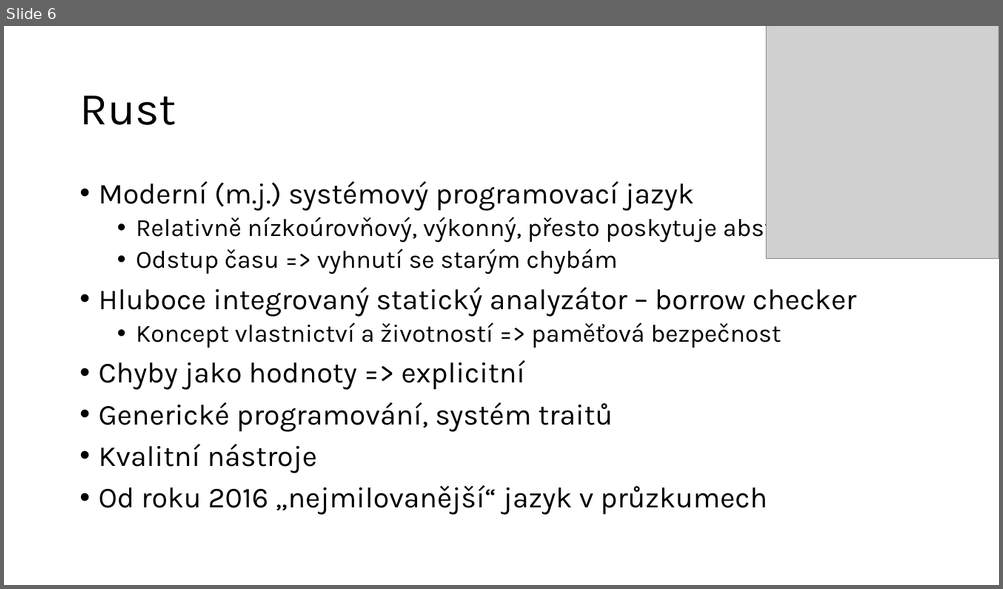
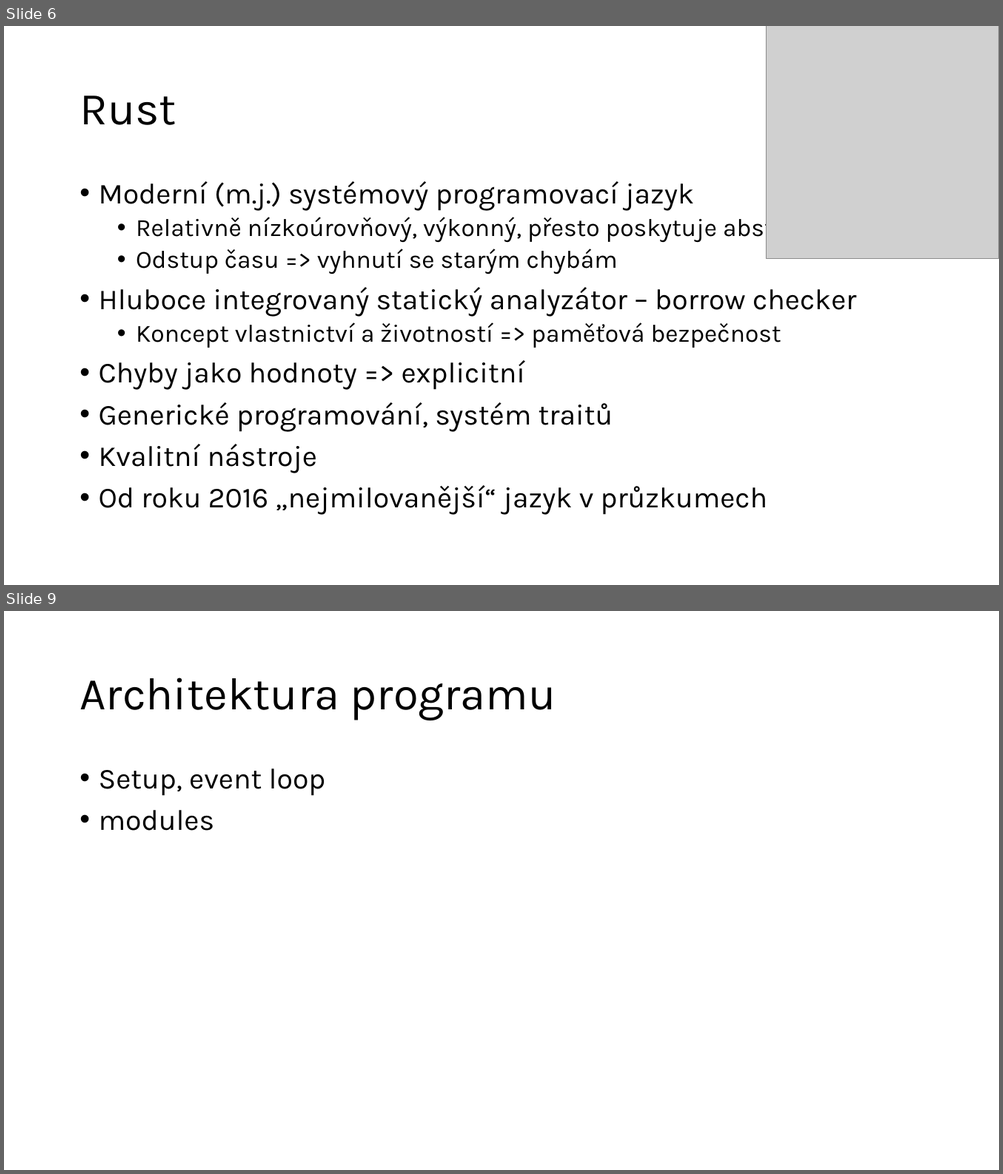
Before and after one commit to creeper6530/maturitni-projekt-docs, a slide deck: Prezentace.pptx. Shown one above the other, each under a label of ours: slide 6 before the commit, slides 6 and 9 after it; the slides between them are not shown. The pictures are 1003x589 and 1003x1174 pixels, drawn with LibreOffice and Linux fonts; fonts in the diff are those of the drawing; grey boxes stand for pictures. Boxes give left, top, right and bottom in pixels: in the first picture for what was removed or moved away, otherwise in the second. Text is boxed around its words. In the diff, an @@ line names an element or a change of style, - is before the commit and + after.

```diff
--- a/Prezentace.pptx
+++ b/Prezentace.pptx
@@ slide 9 added at box(4, 611, 999, 1170), background #FFFFFF @@
@@ title added at box(79, 678, 556, 721), 44 pt, text #000000 @@
+Architektura programu
@@ text added at box(99, 769, 326, 831), 28 pt, text #000000 @@
+• Setup, event loop
+• modules
```
Also in this commit, not shown: 1 slide changed, 5 other slides added, 5 other files.
